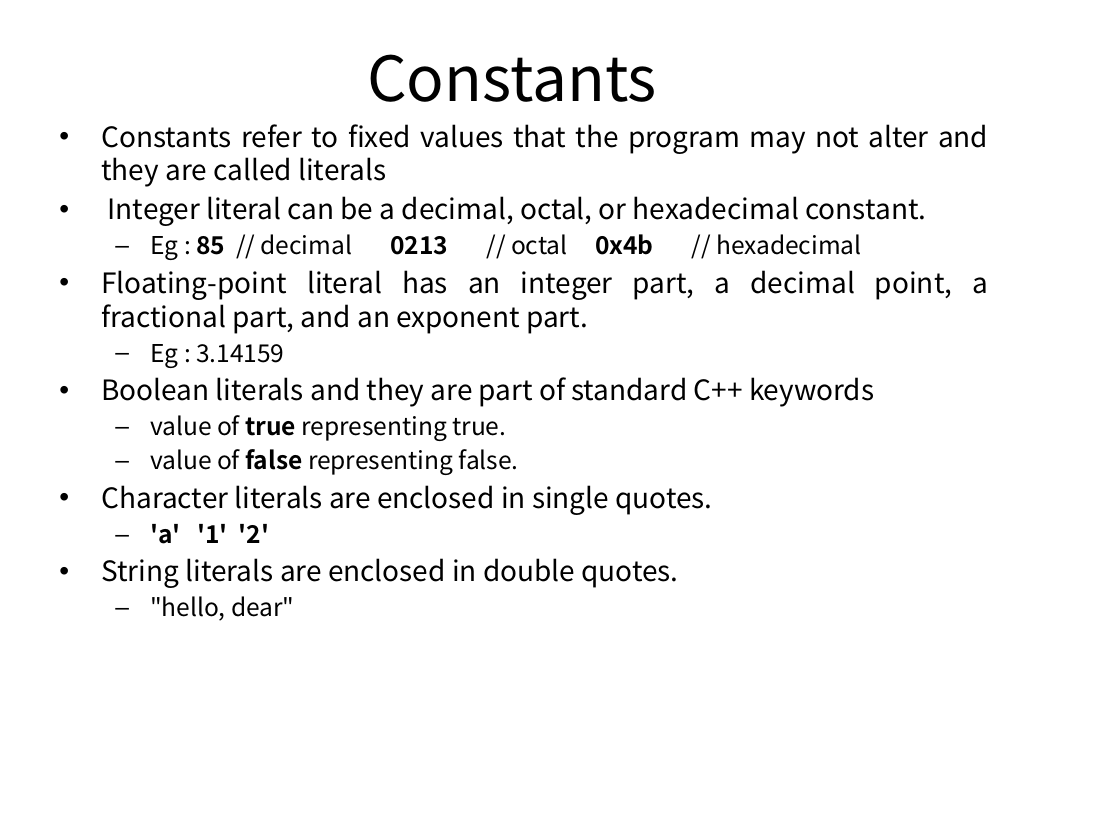
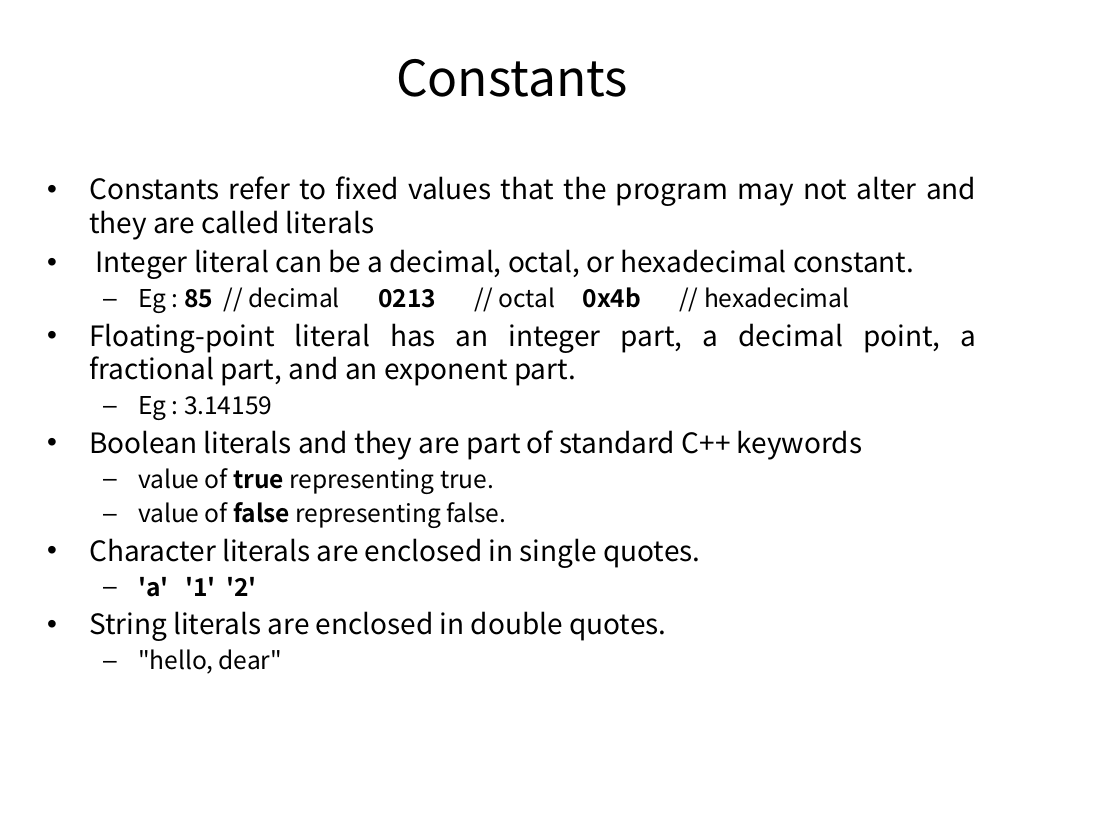
Before and after one commit to pankajfri/Training-Materials, a slide deck: slide 10 of Objected Oriented Programming Concepts Using C++ & Data Structures/Session-1.pptx. Drawn at 1120x840 pixels with LibreOffice and Linux fonts; fonts in the diff are those of the drawing; background and template pictures are left out. Boxes give left, top, right and bottom in pixels: in the first picture for what was removed or moved away, otherwise in the second. Text is boxed around its words. In the diff, an @@ line names an element or a change of style, - is before the commit and + after.

```diff
--- a/Objected Oriented Programming Concepts Using C++ & Data Structures/Session-1.pptx
+++ b/Objected Oriented Programming Concepts Using C++ & Data Structures/Session-1.pptx
@@ title "Constants" at bbox=[396, 59, 628, 97]: size 40 to 32 pt @@
@@ text "Constants refer to fixed values ...": place and size @@
-text "Constants refer to fixed values ..." at bbox=[101, 124, 989, 621]
+text "Constants refer to fixed values ..." at bbox=[89, 176, 977, 674]
```
Also in this commit, not shown: 15 other slides changed, 14 slides added, 3 other files.
